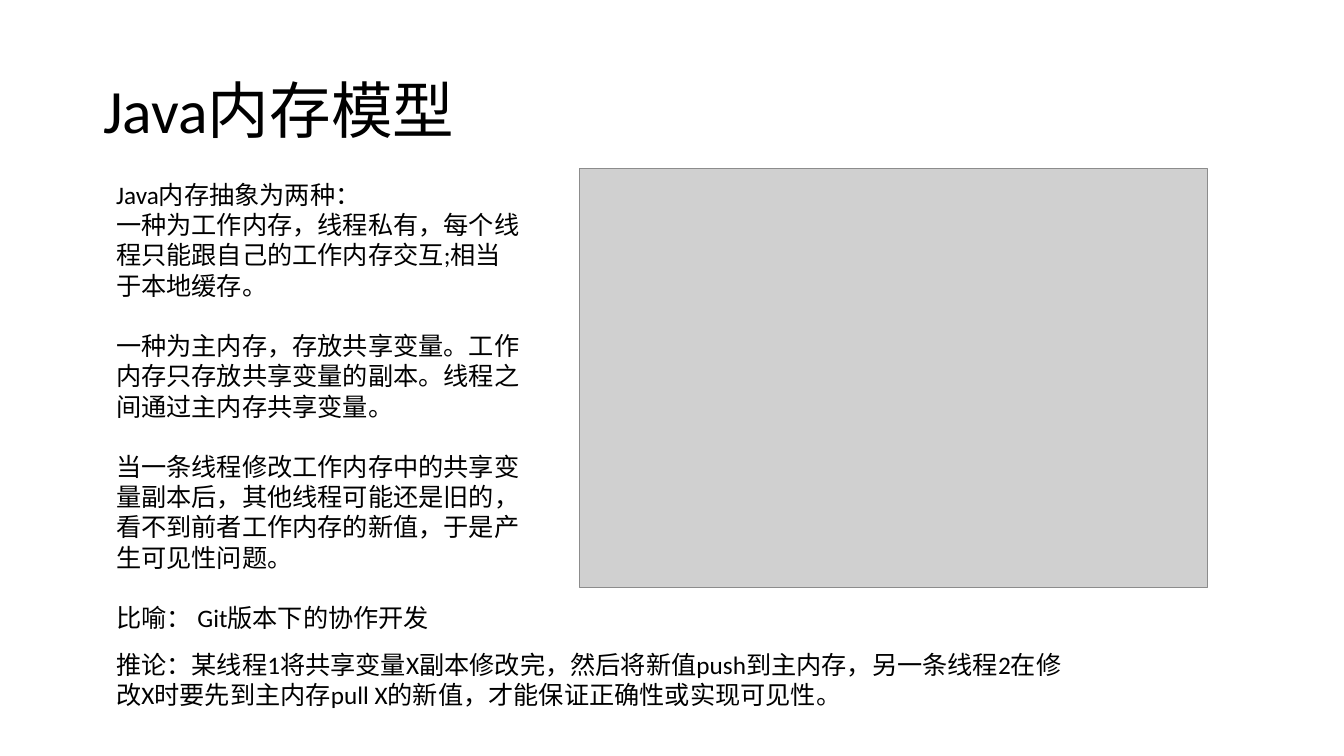
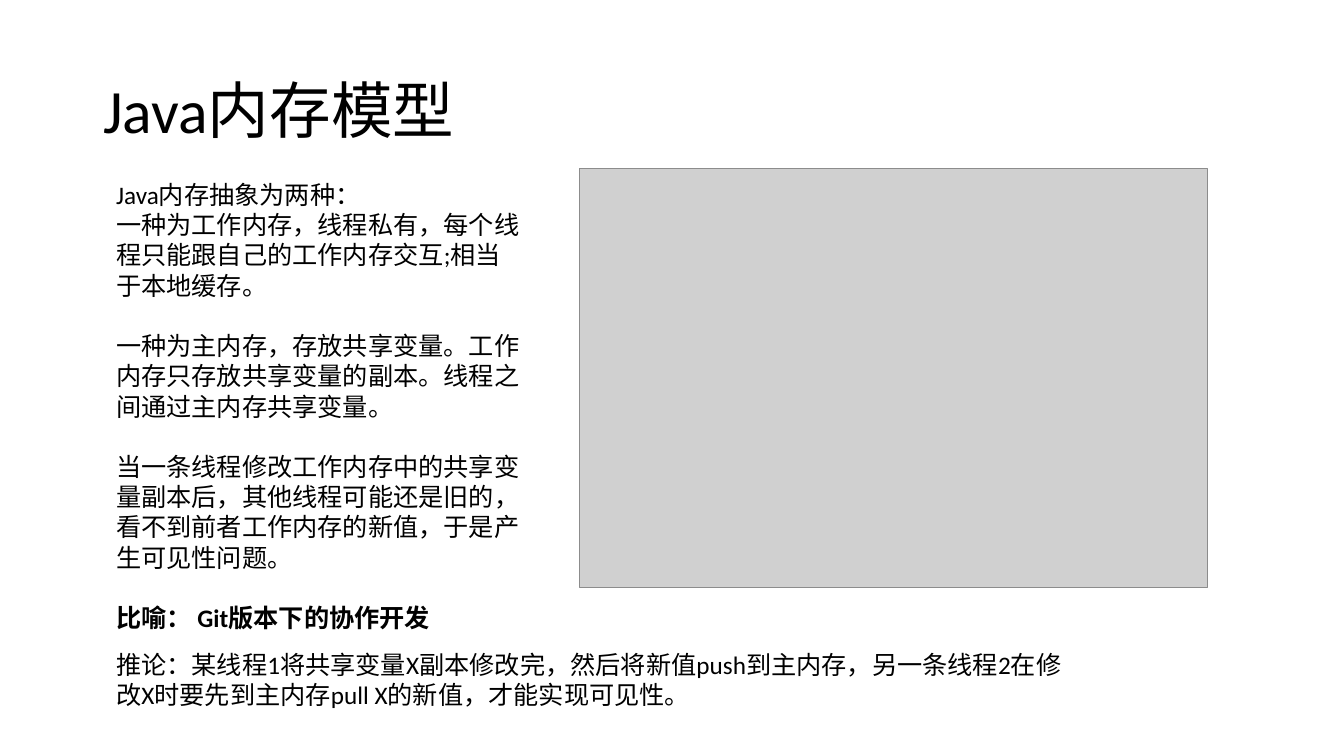
Before and after one commit to GerogeLeon/multithread_demo, a slide deck: slide 13 of JAVA并发编程.pptx. Drawn at 1344x756 pixels with LibreOffice and Linux fonts; fonts in the diff are those of the drawing; grey boxes stand for pictures. Boxes give left, top, right and bottom in pixels: in the first picture for what was removed or moved away, otherwise in the second. Text is boxed around its words. In the diff, an @@ line names an element or a change of style, - is before the commit and + after.

```diff
--- a/JAVA并发编程.pptx
+++ b/JAVA并发编程.pptx
@@ text at [116, 605, 430, 630]: bold on in "比喻： Git版本下的协作开发" @@
@@ text at [116, 652, 1061, 707]: text changed @@
-推论：某线程1将共享变量X副本修改完，然后将新值push到主内存，另一条线程2在修改X时要先到主内存pull X的新值，才能保证正确性或实现可见性。
+推论：某线程1将共享变量X副本修改完，然后将新值push到主内存，另一条线程2在修改X时要先到主内存pull X的新值，才能实现可见性。
```
Also in this commit, not shown: 6 other slides changed, 7 other files.
